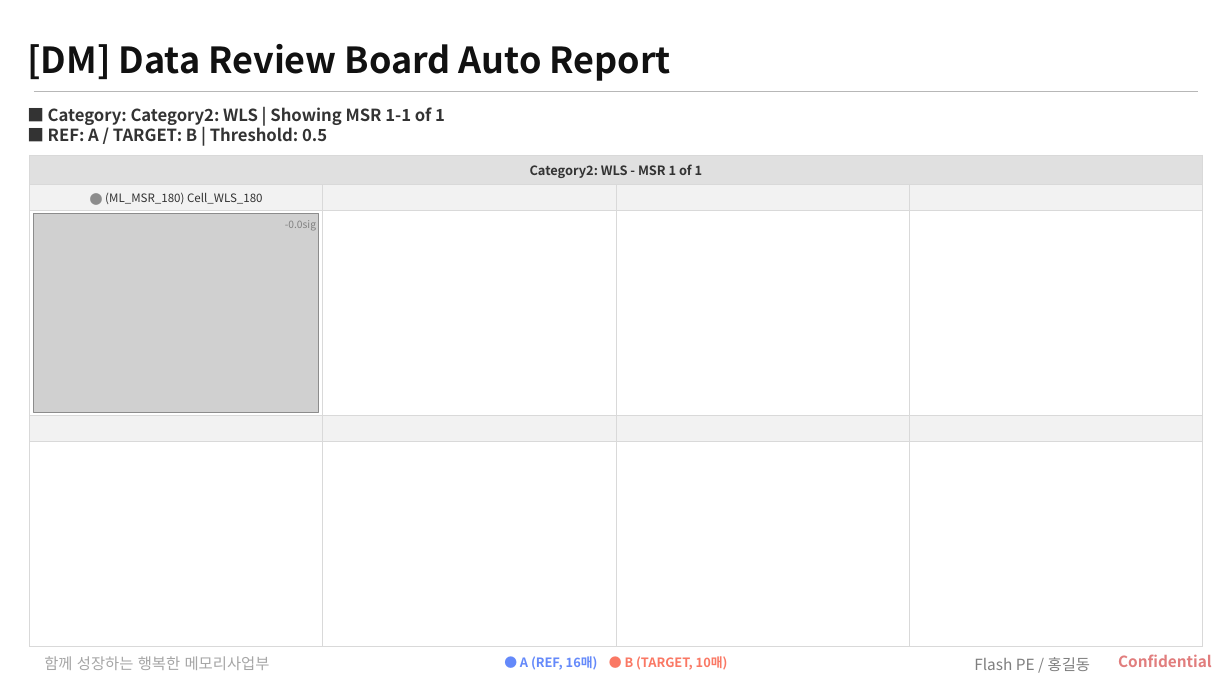
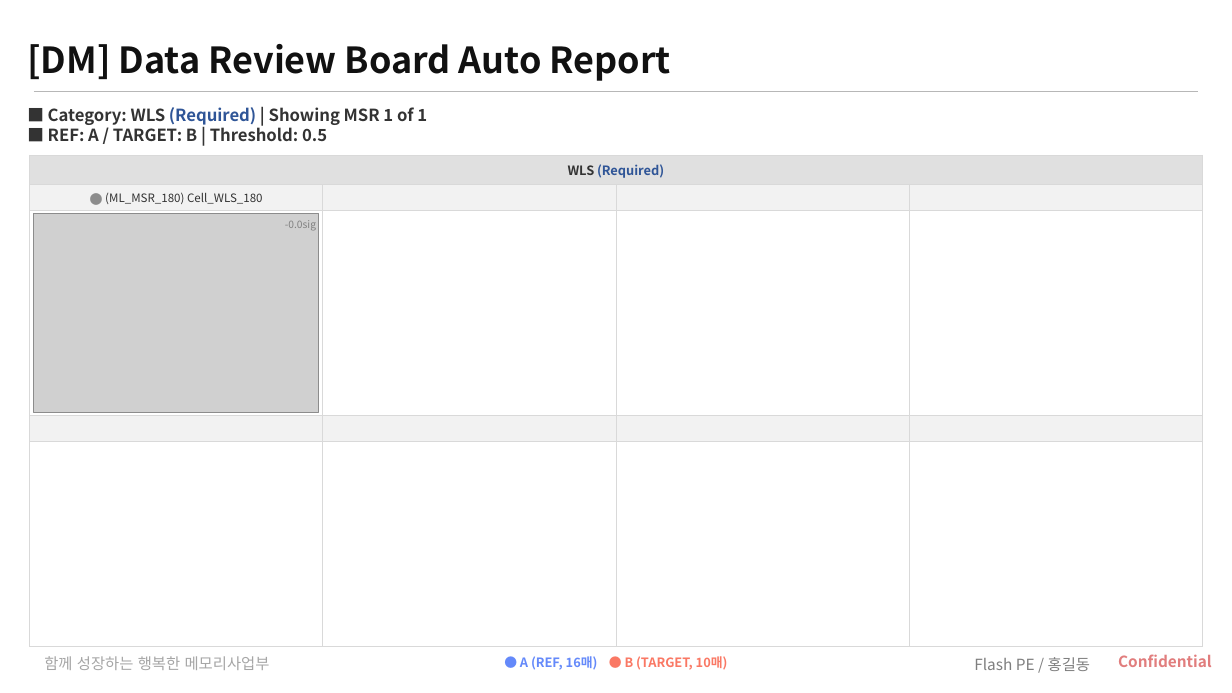
Before and after one commit to parktj4264/DRB-Code, a slide deck: slide 9 of output/sigma_summary_latest.pptx (slide 4 before the commit). Drawn at 1232x693 pixels with LibreOffice and Linux fonts; fonts in the diff are those of the drawing; grey boxes stand for pictures; background and template pictures are left out. Boxes give left, top, right and bottom in pixels: in the first picture for what was removed or moved away, otherwise in the second. Text is boxed around its words. In the diff, an @@ line names an element or a change of style, - is before the commit and + after.

```diff
--- a/output/sigma_summary_latest.pptx
+++ b/output/sigma_summary_latest.pptx
@@ text at (48, 107, 427, 125): text changed @@
-■ Category: Category2: WLS | Showing MSR 1-1 of 1
+■ Category: WLS (Required) | Showing MSR 1 of 1
@@ table at (30, 155, 1202, 647) @@
-row 1, column 1: Category2: WLS - MSR 1 of 1
+row 1, column 1: WLS (Required)
```
Also in this commit, not shown: 4 other slides changed, 10 slides added, 23 other files.
